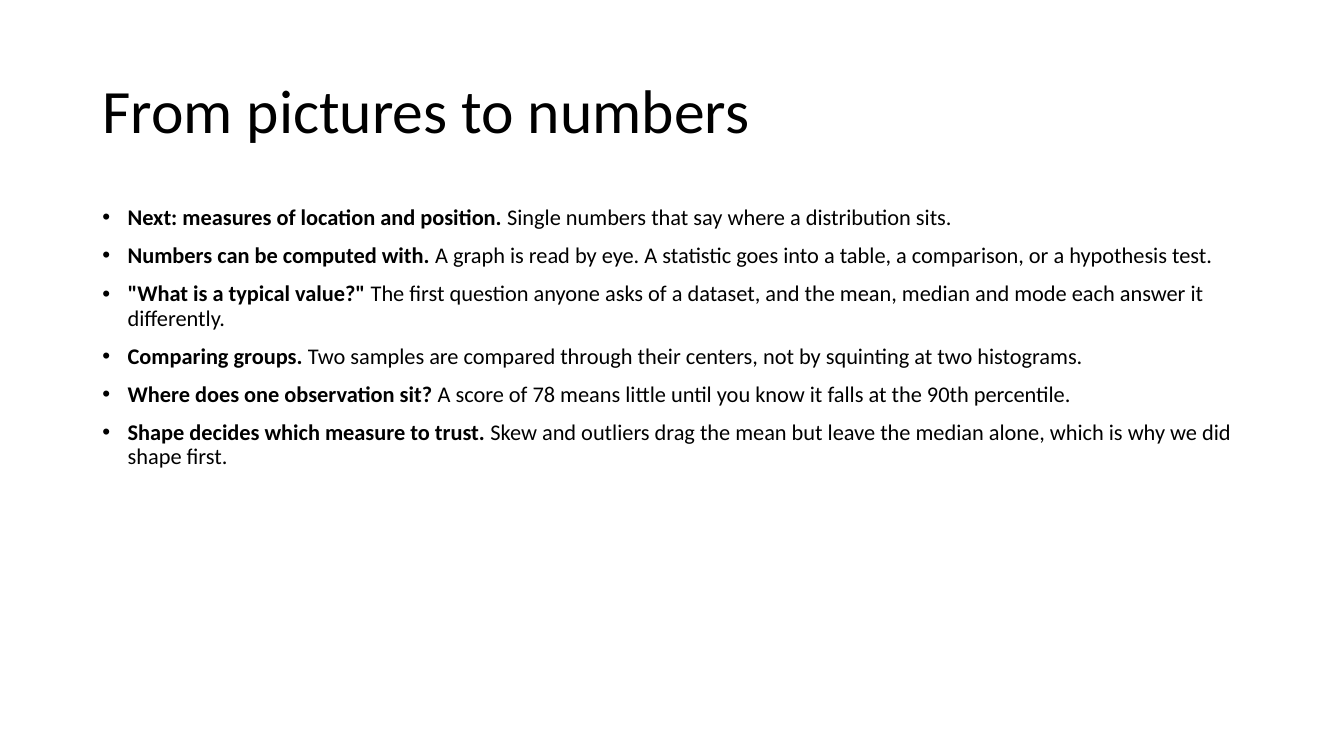
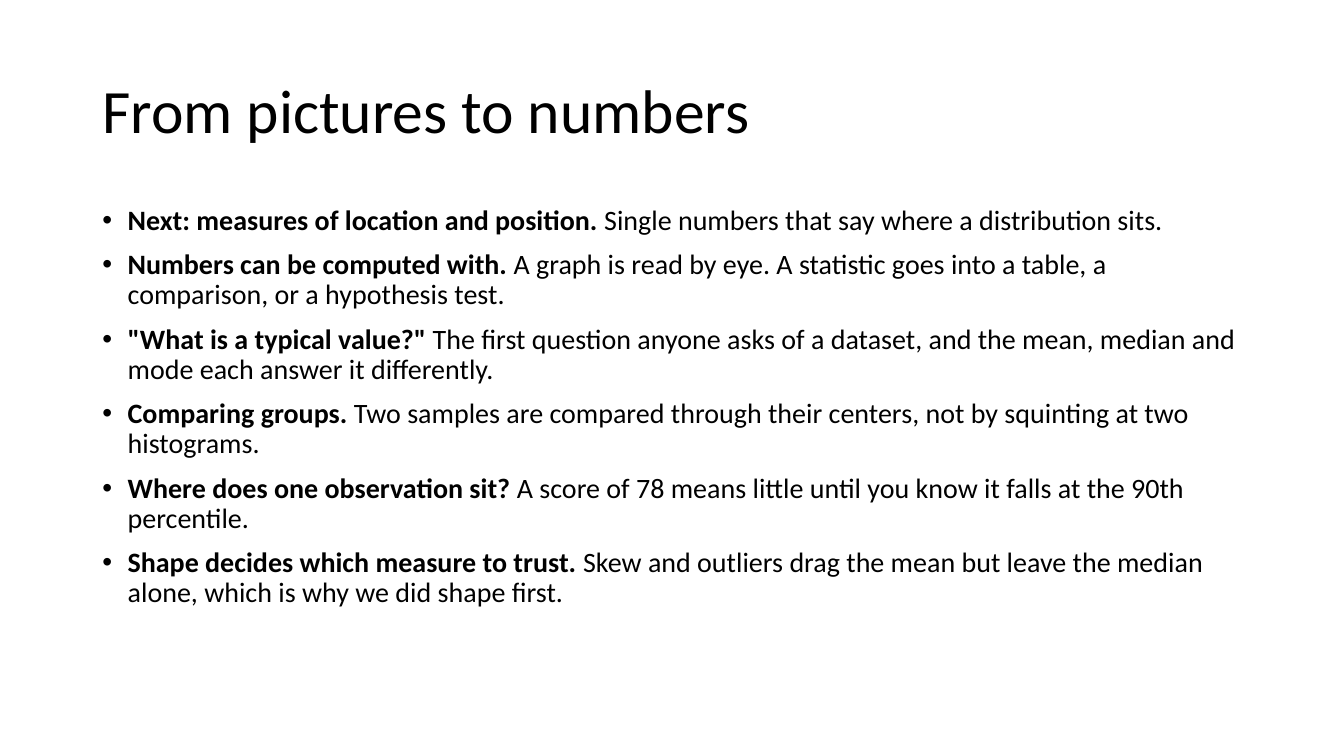
Before and after one commit to Jarred6068/Kvamme_UI_STAT251, a slide deck: slide 24 of docs/lecture_slides/Week 2/Week2_Lecture4_slides_1_19_2024.pptx (slide 25 before the commit). Drawn at 1344x756 pixels with LibreOffice and Linux fonts; fonts in the diff are those of the drawing. Boxes give left, top, right and bottom in pixels: in the first picture for what was removed or moved away, otherwise in the second. Text is boxed around its words. In the diff, an @@ line names an element or a change of style, - is before the commit and + after.

Commit message:
Add Lecture 5 review materials
Adds the Week 2 Lecture 5 slide links and generated review figures, and refreshes the lecture menus to cover descriptive statistics, percentiles, and spread. Rebuilt the affected site pages and PDFs so the published docs match the updated content.

```diff
--- a/docs/lecture_slides/Week 2/Week2_Lecture4_slides_1_19_2024.pptx
+++ b/docs/lecture_slides/Week 2/Week2_Lecture4_slides_1_19_2024.pptx
@@ text "Next: measures of location and ..." at (x1=128, y1=210, x2=1235, y2=607): size 16 to 20 pt @@
```
Also in this commit, not shown: 1 slide removed, 50 other files.
